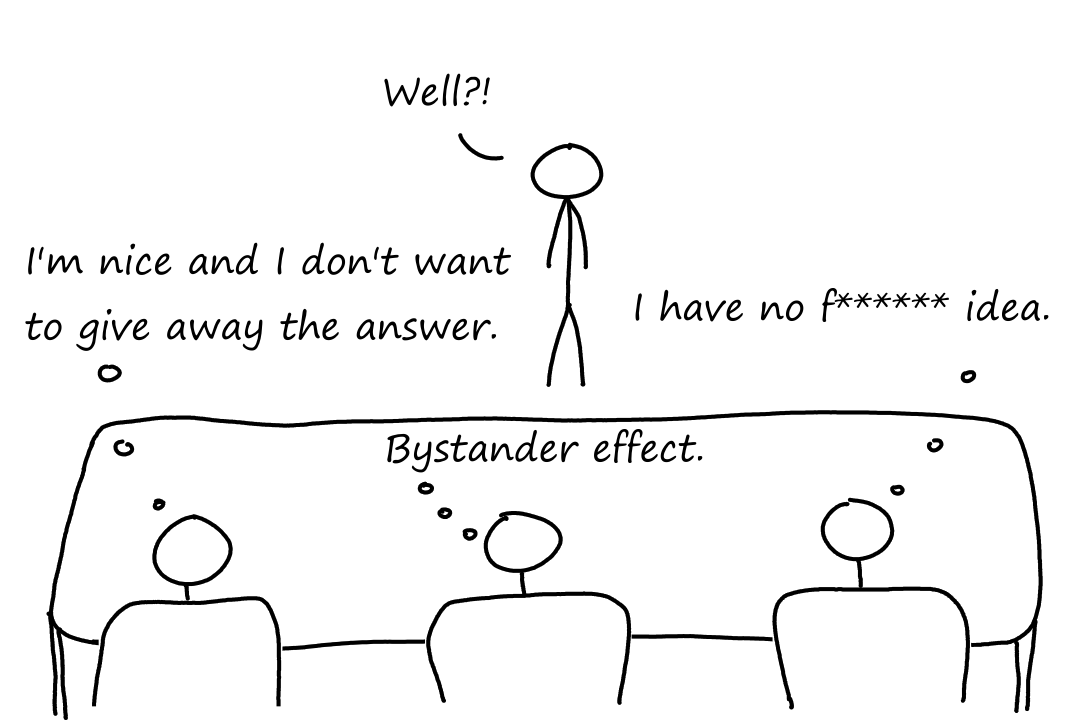
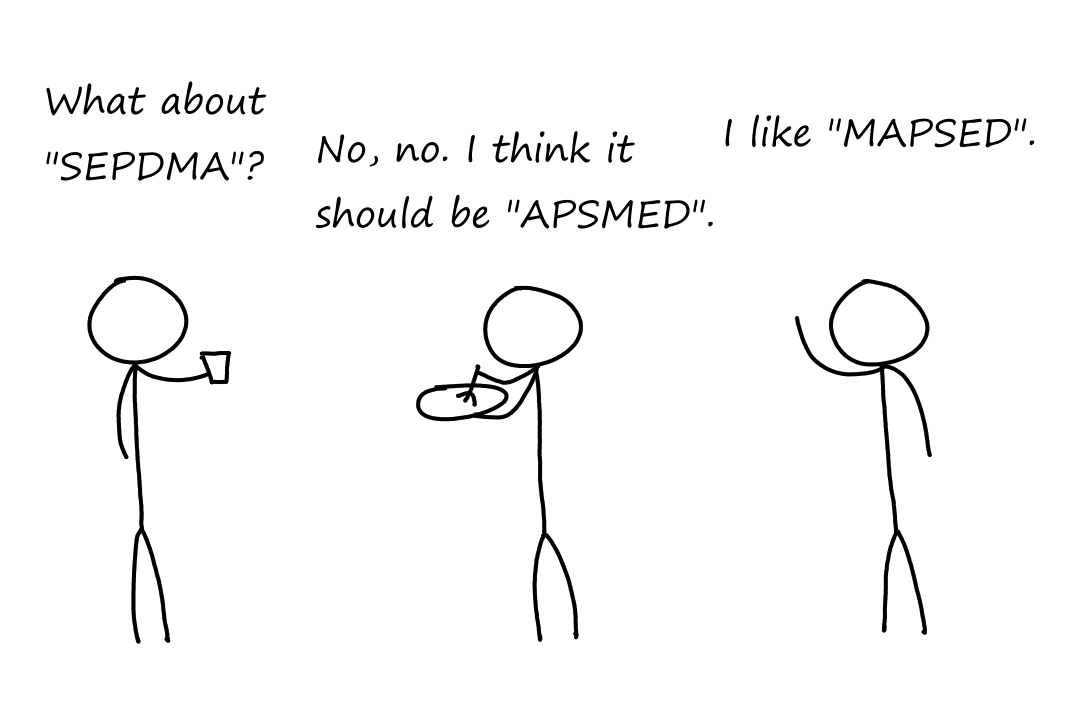
Layers edited between the first and the second (1080, 720) image:
removed layer "Saying and Thinking" over [64, 128, 1024, 576]
removed layer "Table" over [46, 384, 1043, 720]
removed layer "Person 4" over [470, 131, 662, 446]
painted on "Person 3" over [168, 196, 1024, 713]
painted on "Person 2" over [72, 255, 648, 707]
painted on "Person 1" over [25, 214, 580, 720]
